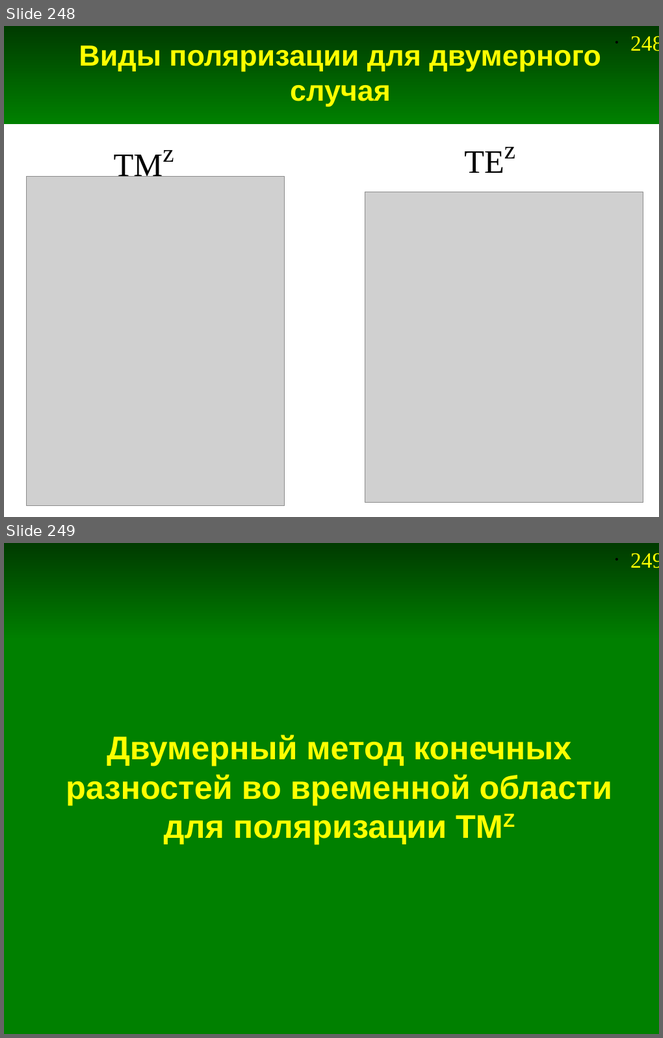
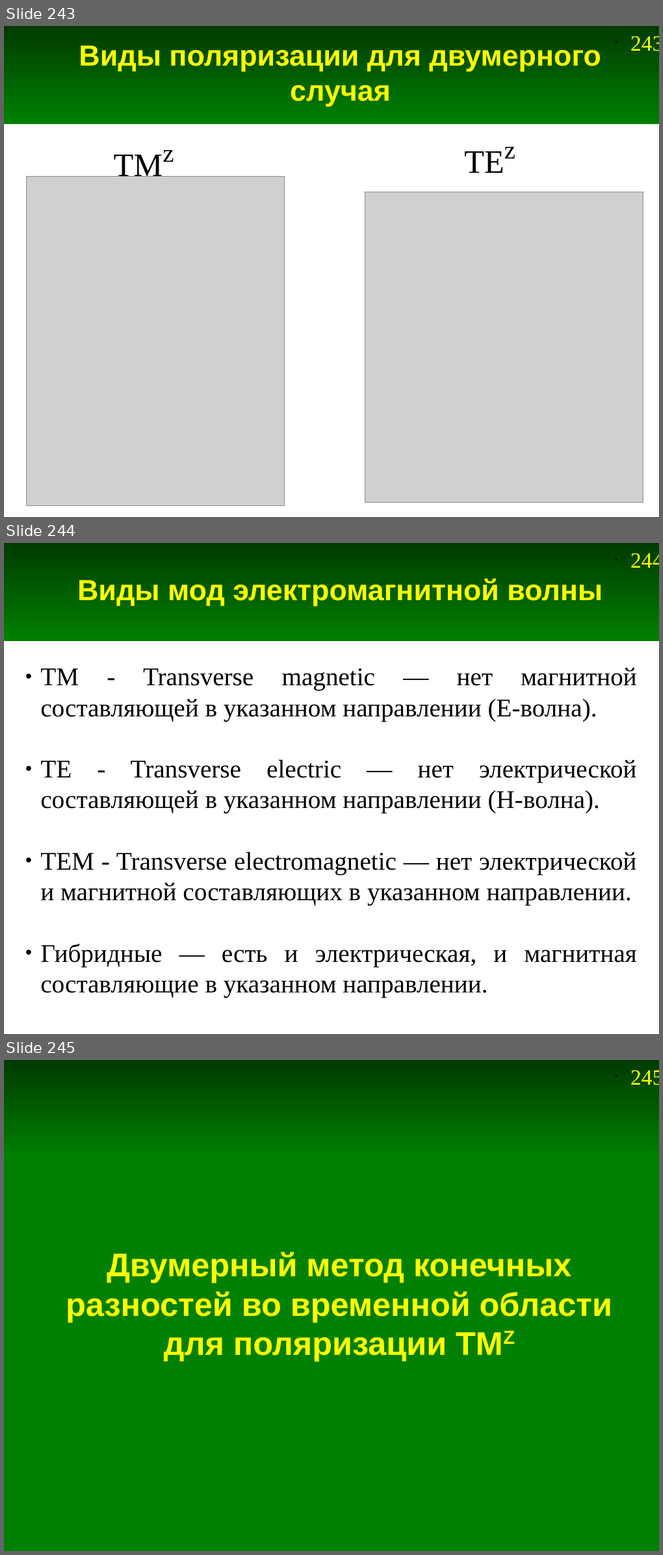
Before and after one commit to andris0147sv/modelling, a slide deck: presentations/2. FDTD.odp. Shown one above the other, each under a label of ours: slides 248 and 249 before the commit, slides 243, 244 and 245 after it. The pictures are 663x1038 and 663x1555 pixels, drawn with LibreOffice and Linux fonts; fonts in the diff are those of the drawing; grey boxes stand for pictures. Boxes give left, top, right and bottom in pixels: in the first picture for what was removed or moved away, otherwise in the second. Text is boxed around its words. In the diff, an @@ line names an element or a change of style, - is before the commit and + after.

```diff
--- a/presentations/2. FDTD.odp
+++ b/presentations/2. FDTD.odp
@@ slide 244 added at (x1=4, y1=543, x2=659, y2=1034), background #FFFFFF; not listed: 2 template elements that a slide beside it also shows @@
@@ title added at (x1=77, y1=578, x2=603, y2=606), 32 pt, text #FFFF00, bold @@
+Виды мод электромагнитной волны
@@ text added at (x1=40, y1=668, x2=637, y2=997), 28 pt, text #000000 @@
+● TM - Transverse magnetic — нет магнитной составляющей в указанном направлении (E-волна).
+● TE - Transverse electric — нет электрической составляющей в указанном направлении (H-волна).
+● TEM - Transverse electromagnetic — нет электрической и магнитной составляющих в указанном направлении.
+● Гибридные — есть и электрическая, и магнитная составляющие в указанном направлении.
@@ what was slide 248 is now slide 243 @@
@@ page number at (x1=631, y1=36, x2=659, y2=51): text changed @@
-• 248
+• 243
@@ what was slide 249 is now slide 245 @@
@@ page number at (x1=631, y1=1070, x2=659, y2=1085): text changed @@
-• 249
+• 245
```
Also in this commit, not shown: 6 slides changed, 5 other slides added, 5 slides removed, 3 other files.
